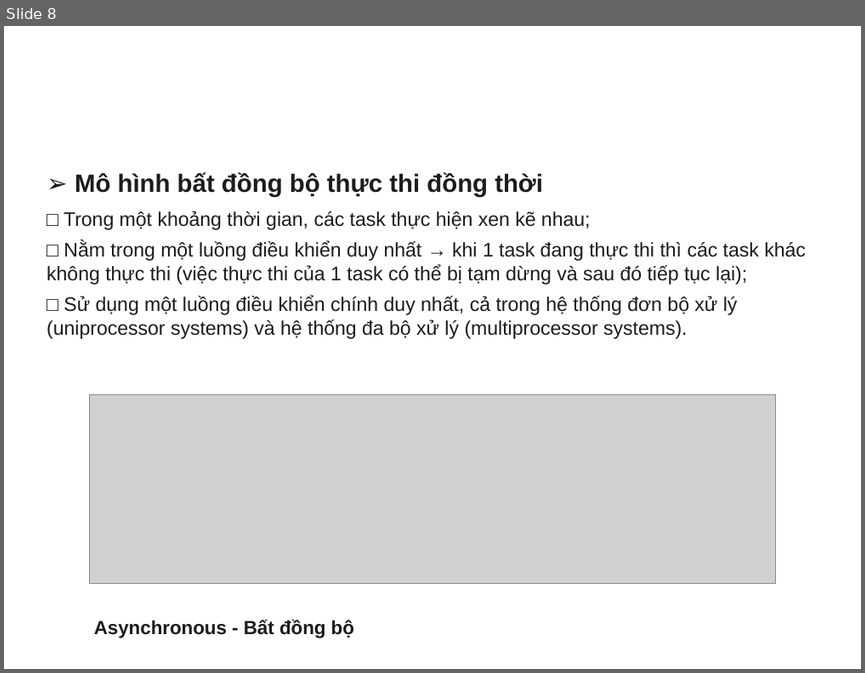
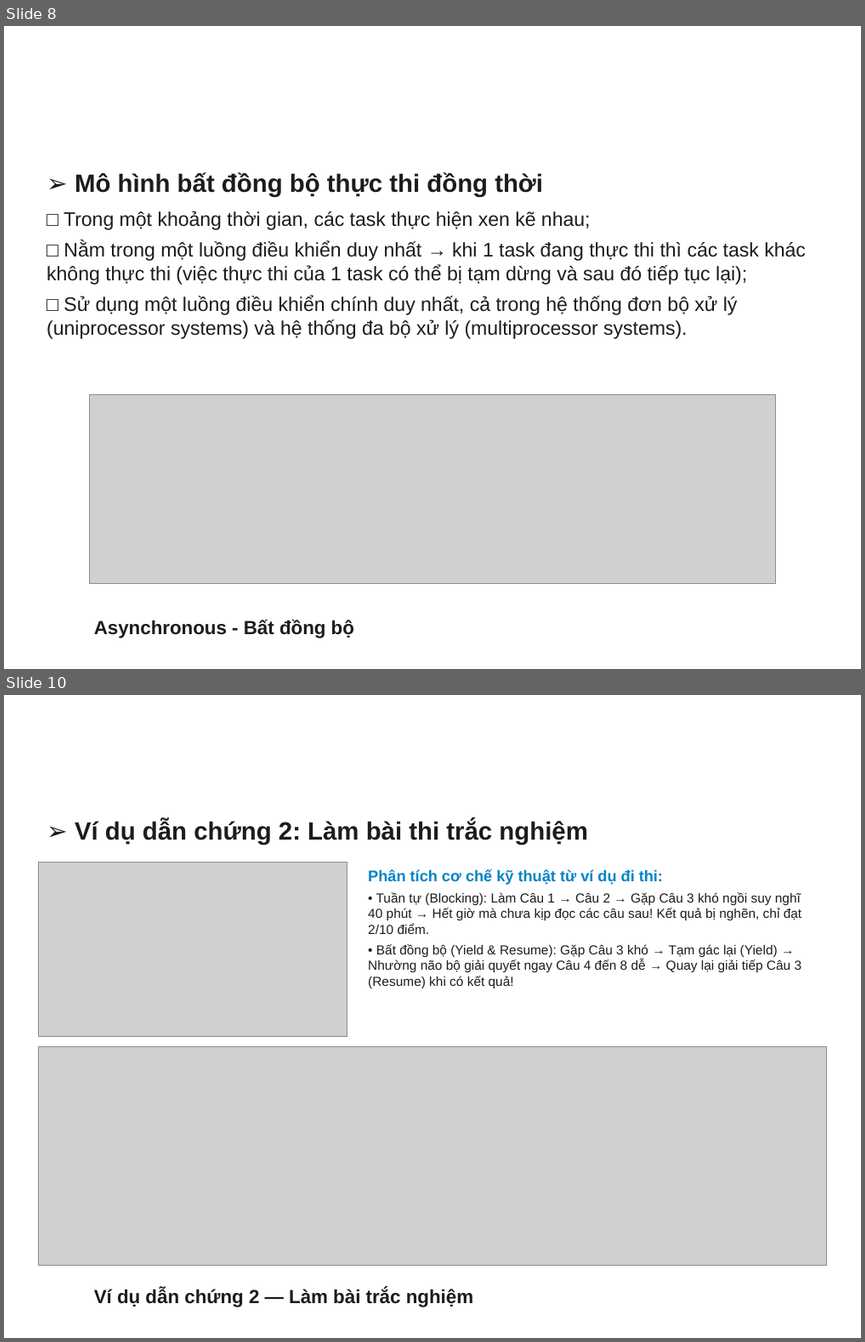
Before and after one commit to kimtinh18012005-alt/Parallel-and-Distributed-Computing, a slide deck: docs/slides/TV1_BaiGiang_ChuanGoc_C4_Chuan_Moi.pptx. Shown one above the other, each under a label of ours: slide 8 before the commit, slides 8 and 10 after it; the slides between them are not shown. The pictures are 865x673 and 865x1342 pixels, drawn with LibreOffice and Linux fonts; fonts in the diff are those of the drawing; grey boxes stand for pictures; background and template pictures are left out. Boxes give left, top, right and bottom in pixels: in the first picture for what was removed or moved away, otherwise in the second. Text is boxed around its words. In the diff, an @@ line names an element or a change of style, - is before the commit and + after.

```diff
--- a/docs/slides/TV1_BaiGiang_ChuanGoc_C4_Chuan_Moi.pptx
+++ b/docs/slides/TV1_BaiGiang_ChuanGoc_C4_Chuan_Moi.pptx
@@ slide 10 added at bbox=[4, 695, 861, 1338], background picture (left out) @@
@@ text added at bbox=[75, 820, 587, 845], 21 pt, text #1C1C1C, bold @@
+➢ Ví dụ dẫn chứng 2: Làm bài thi trắc nghiệm
@@ picture added at bbox=[38, 862, 347, 1036] @@
@@ text added at bbox=[368, 869, 802, 989], 11 pt, text #1C1C1C @@
+Phân tích cơ chế kỹ thuật từ ví dụ đi thi:
+• Tuần tự (Blocking): Làm Câu 1 → Câu 2 → Gặp Câu 3 khó ngồi suy nghĩ 40 phút → Hết giờ mà chưa kịp đọc các câu sau! Kết quả bị nghẽn, chỉ đạt 2/10 điểm.
+• Bất đồng bộ (Yield & Resume): Gặp Câu 3 khó → Tạm gác lại (Yield) → Nhường não bộ giải quyết ngay Câu 4 đến 8 dễ → Quay lại giải tiếp Câu 3 (Resume) khi có kết quả!
@@ picture added at bbox=[38, 1046, 827, 1265] @@
@@ text added at bbox=[19, 1277, 65, 1323], 18 pt, text #FFFFFF, bold @@
+10
@@ text added at bbox=[94, 1288, 473, 1307], 16 pt, text #1C1C1C, bold @@
+Ví dụ dẫn chứng 2 — Làm bài trắc nghiệm
```
Also in this commit, not shown: 3 slides changed, 1 other slide added, 1 other file.
